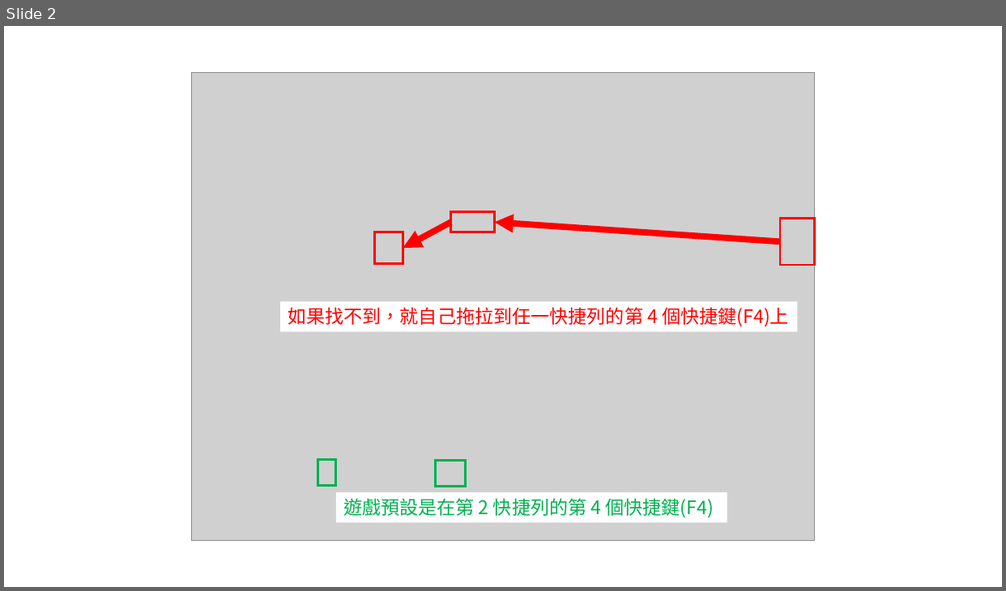
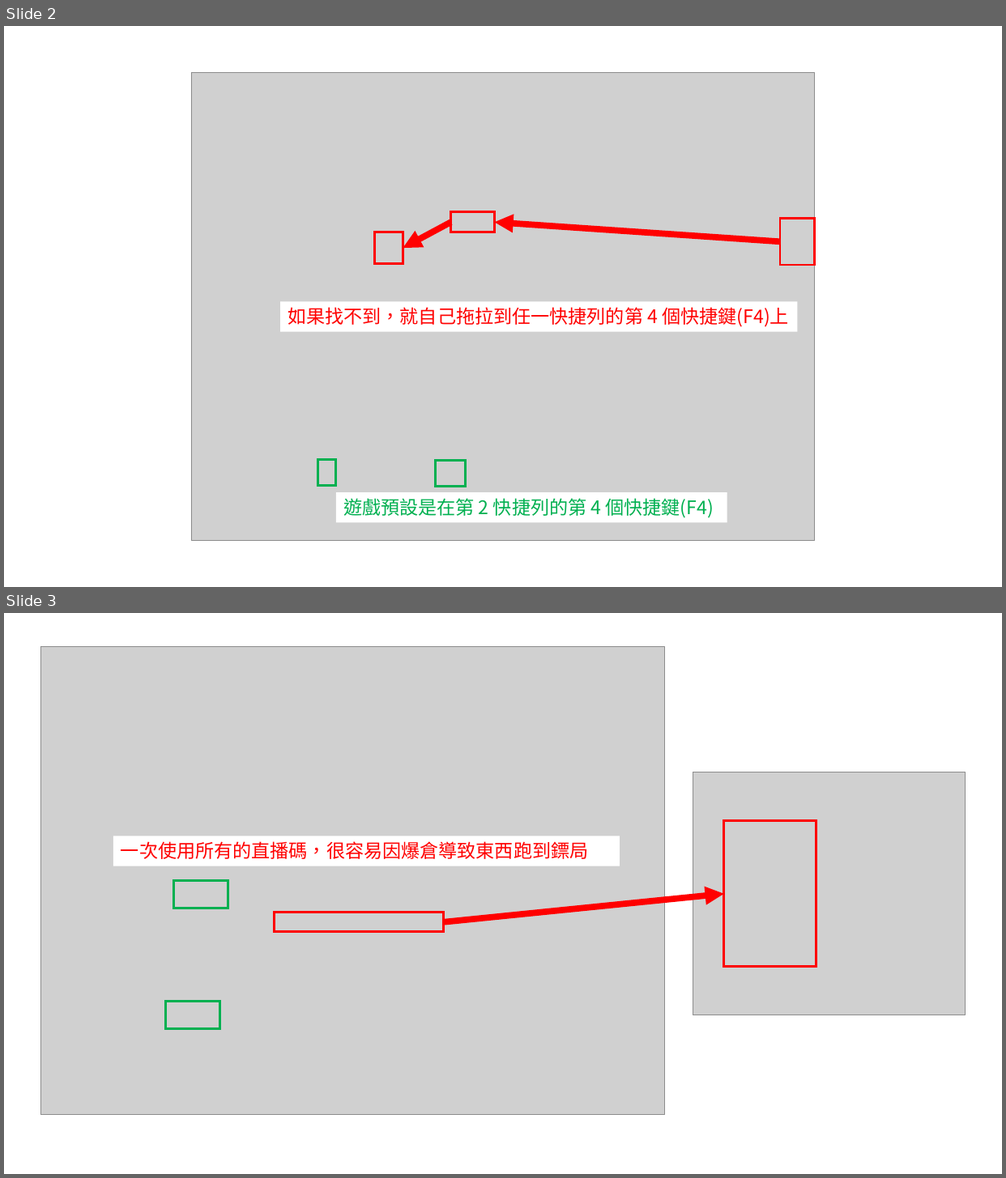
Before and after one commit to ZongSingHuang/JY, a slide deck: 說明書.pptx. Shown one above the other, each under a label of ours: slide 2 before the commit, slides 2 and 3 after it. The pictures are 1006x591 and 1006x1178 pixels, drawn with LibreOffice and Linux fonts; fonts in the diff are those of the drawing; grey boxes stand for pictures. Boxes give left, top, right and bottom in pixels: in the first picture for what was removed or moved away, otherwise in the second. Text is boxed around its words. In the diff, an @@ line names an element or a change of style, - is before the commit and + after.

Commit message:
docs: 鏢局

```diff
--- a/說明書.pptx
+++ b/說明書.pptx
@@ slide 3 added at [4,613,1002,1174], background #FFFFFF @@
@@ picture added at [40,647,664,1114] @@
@@ picture added at [692,773,965,1016] @@
@@ rectangle added at [724,821,817,967], outline #FF0000 2.25 pt @@
@@ rectangle added at [113,836,620,866], fill #FFFFFF, 18 pt, text #FF0000 @@
+一次使用所有的直播碼，很容易因爆倉導致東西跑到鏢局
@@ rectangle added at [174,881,228,909], outline #00B050 2.25 pt @@
@@ arrow added from (444, 922) to (724, 894), #FF0000 6 pt @@
@@ rectangle added at [275,913,444,932], outline #FF0000 2.25 pt @@
@@ rectangle added at [166,1002,219,1029], outline #00B050 2.25 pt @@
```
Also in this commit, not shown: 1 other file.
